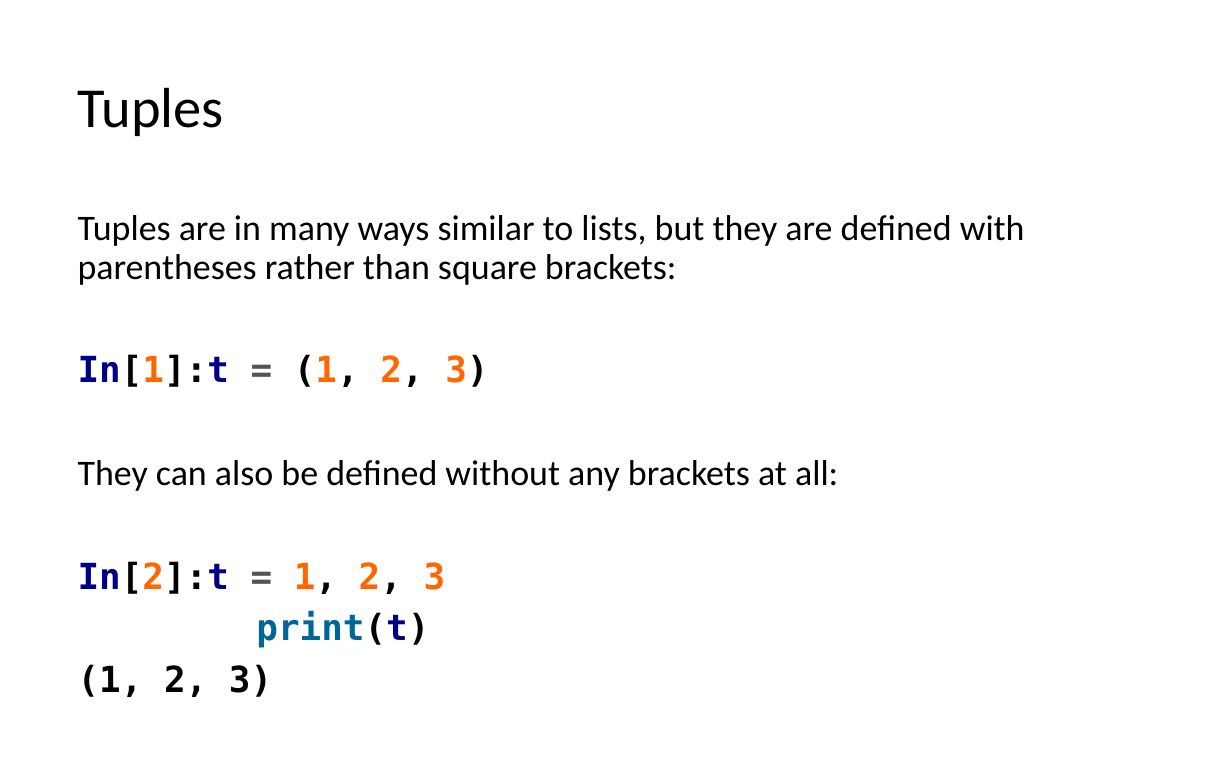
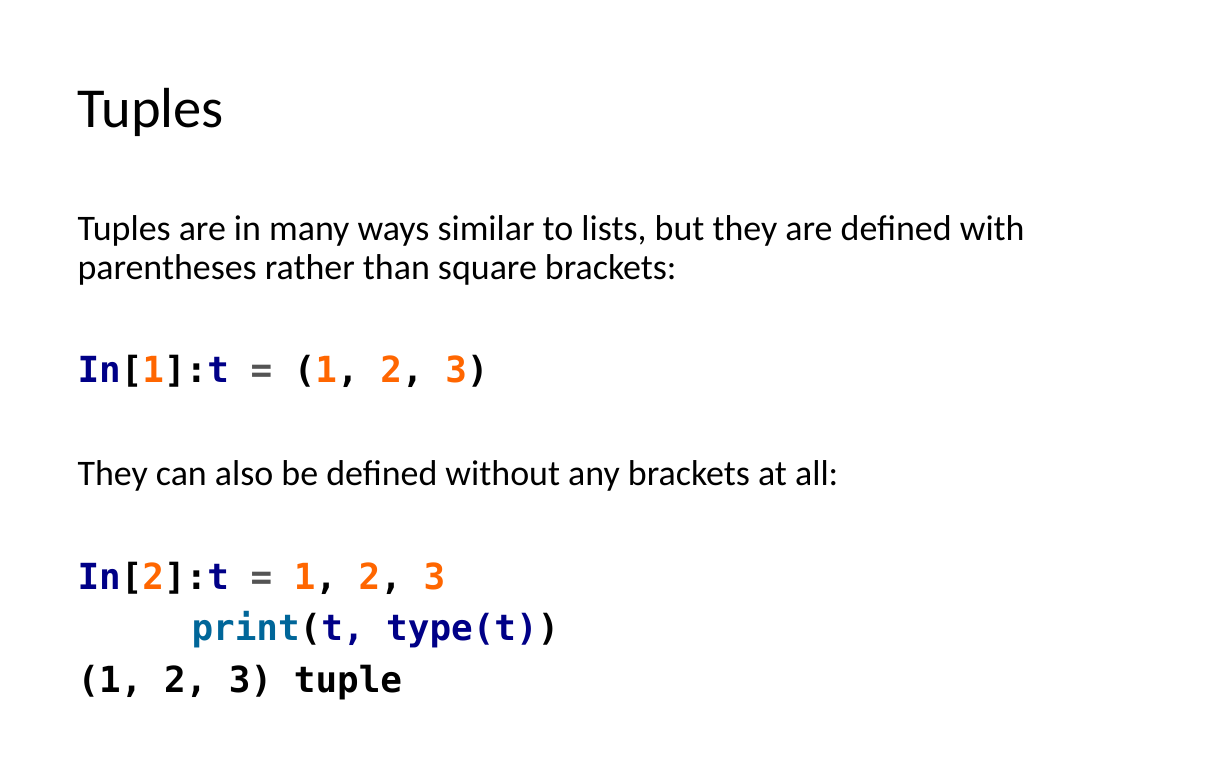
Before and after one commit to LongBaoNguyen/longbaonguyen.github.io, a slide deck: slide 3 of courses/apcsp/lect7.pptx. Drawn at 1232x770 pixels with LibreOffice and Linux fonts; fonts in the diff are those of the drawing. Boxes give left, top, right and bottom in pixels: in the first picture for what was removed or moved away, otherwise in the second. Text is boxed around its words. In the diff, an @@ line names an element or a change of style, - is before the commit and + after.

```diff
--- a/courses/apcsp/lect7.pptx
+++ b/courses/apcsp/lect7.pptx
@@ text at bbox=[78, 611, 559, 700]: text changed @@
-print(t)
-(1, 2, 3)
+print(t, type(t))
+(1, 2, 3) tuple
```
Also in this commit, not shown: 5 other slides changed, 2 slides added, 4 slides removed, 2 other files.
